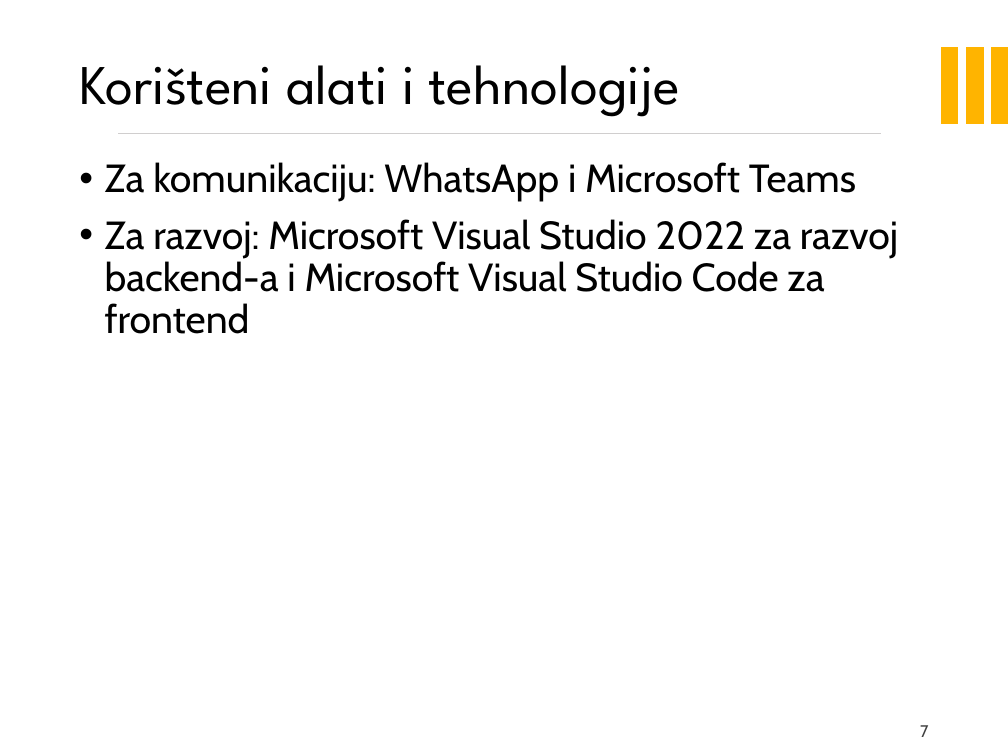
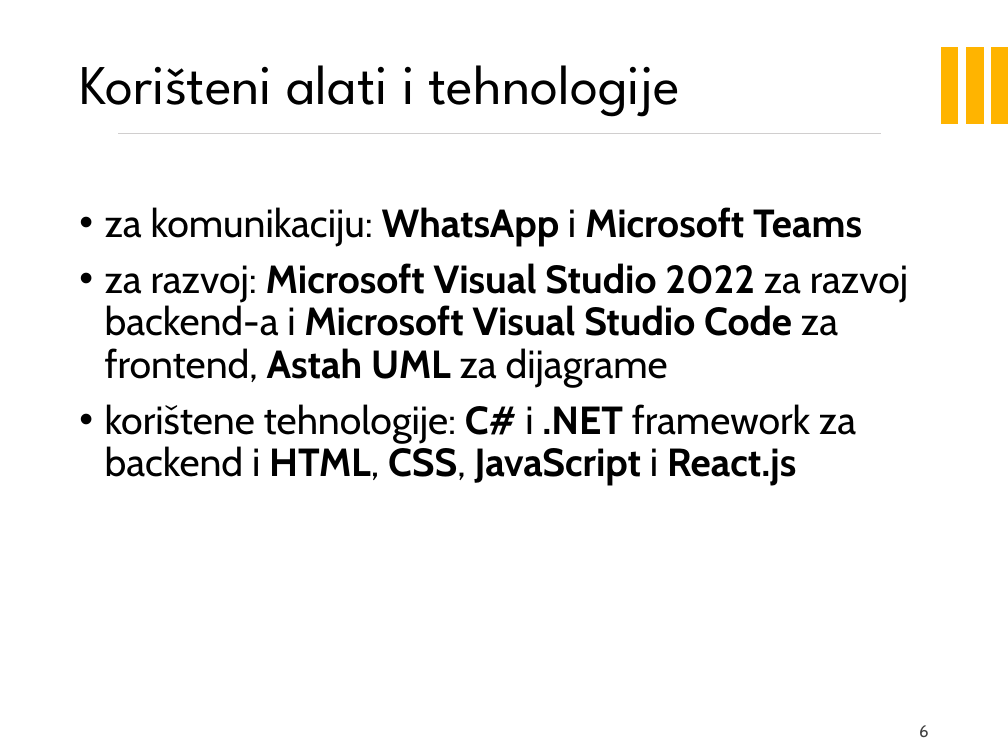
Before and after one commit to marioolcar/LETECI_MEDVJEDICI, a slide deck: slide 6 of PrezentacijaProjekata_LeteciMedvjedici_SpotiPicker.pptx (slide 7 before the commit). Drawn at 1008x756 pixels with LibreOffice and Linux fonts; fonts in the diff are those of the drawing; background and template pictures are left out. Boxes give left, top, right and bottom in pixels: in the first picture for what was removed or moved away, otherwise in the second. Text is boxed around its words. In the diff, an @@ line names an element or a change of style, - is before the commit and + after.

```diff
--- a/PrezentacijaProjekata_LeteciMedvjedici_SpotiPicker.pptx
+++ b/PrezentacijaProjekata_LeteciMedvjedici_SpotiPicker.pptx
@@ text at box(105, 207, 908, 486): text changed; bold on @@
-• Za komunikaciju: WhatsApp i Microsoft Teams
-• Za razvoj: Microsoft Visual Studio 2022 za razvoj backend-a i Microsoft Visual Studio Code za frontend
+• za komunikaciju: WhatsApp i Microsoft Teams
+• za razvoj: Microsoft Visual Studio 2022 za razvoj backend-a i Microsoft Visual Studio Code za frontend, Astah UML za dijagrame
+• korištene tehnologije: C# i .NET framework za backend i HTML, CSS, JavaScript i React.js
@@ page number at box(919, 725, 929, 737): text changed @@
-7
+6
```
Also in this commit, not shown: 5 other slides changed, 4 slides added, 4 slides removed.
